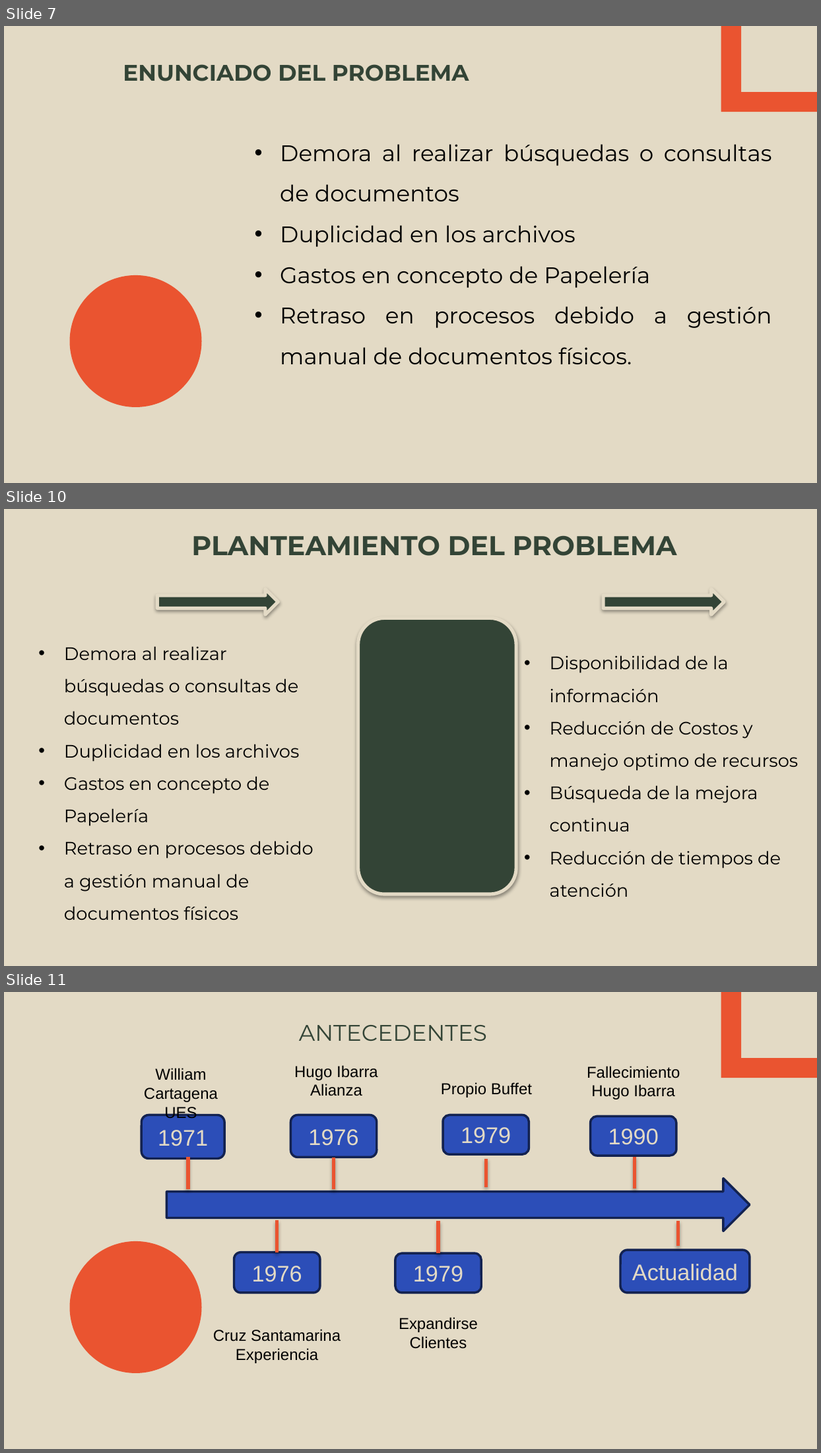
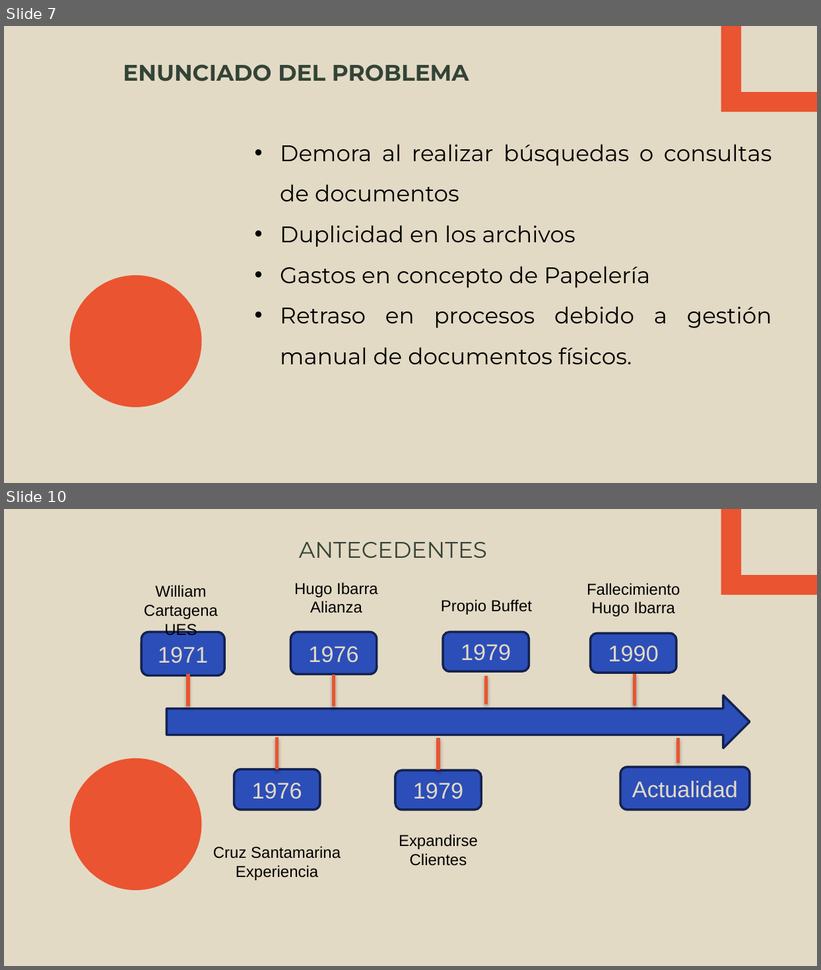
Before and after one commit to mo201801/trabajogrado, a slide deck: ocr-ppt.pptx. Shown one above the other, each under a label of ours: slides 7, 10 and 11 before the commit, slides 7 and 10 after it; the slides between them are not shown. The pictures are 821x1453 and 821x970 pixels, drawn with LibreOffice and Linux fonts; fonts in the diff are those of the drawing; background and template pictures are left out. Boxes give left, top, right and bottom in pixels: in the first picture for what was removed or moved away, otherwise in the second. Text is boxed around its words. In the diff, an @@ line names an element or a change of style, - is before the commit and + after.

```diff
--- a/ocr-ppt.pptx
+++ b/ocr-ppt.pptx
@@ slide 10 removed at bbox=[4, 509, 817, 966], background #E3DAC5 @@
@@ title removed at bbox=[191, 535, 677, 556] @@
-PLANTEAMIENTO DEL PROBLEMA
@@ right arrow removed at bbox=[158, 590, 279, 615] @@
@@ right arrow removed at bbox=[603, 590, 725, 615] @@
@@ rounded rectangle removed at bbox=[358, 618, 516, 894] @@
@@ text removed at bbox=[64, 646, 313, 920] @@
-• Demora al realizar búsquedas o consultas de documentos
-• Duplicidad en los archivos
-• Gastos en concepto de Papelería
-• Retraso en procesos debido a gestión manual de documentos físicos
@@ text removed at bbox=[550, 689, 799, 897] @@
-• Disponibilidad de la información
-• Reducción de Costos y manejo optimo de recursos
-• Búsqueda de la mejora continua
-• Reducción de tiempos de atención
@@ what was slide 11 is now slide 10 @@
```
Also in this commit, not shown: 3 slides changed, 1 other file.
